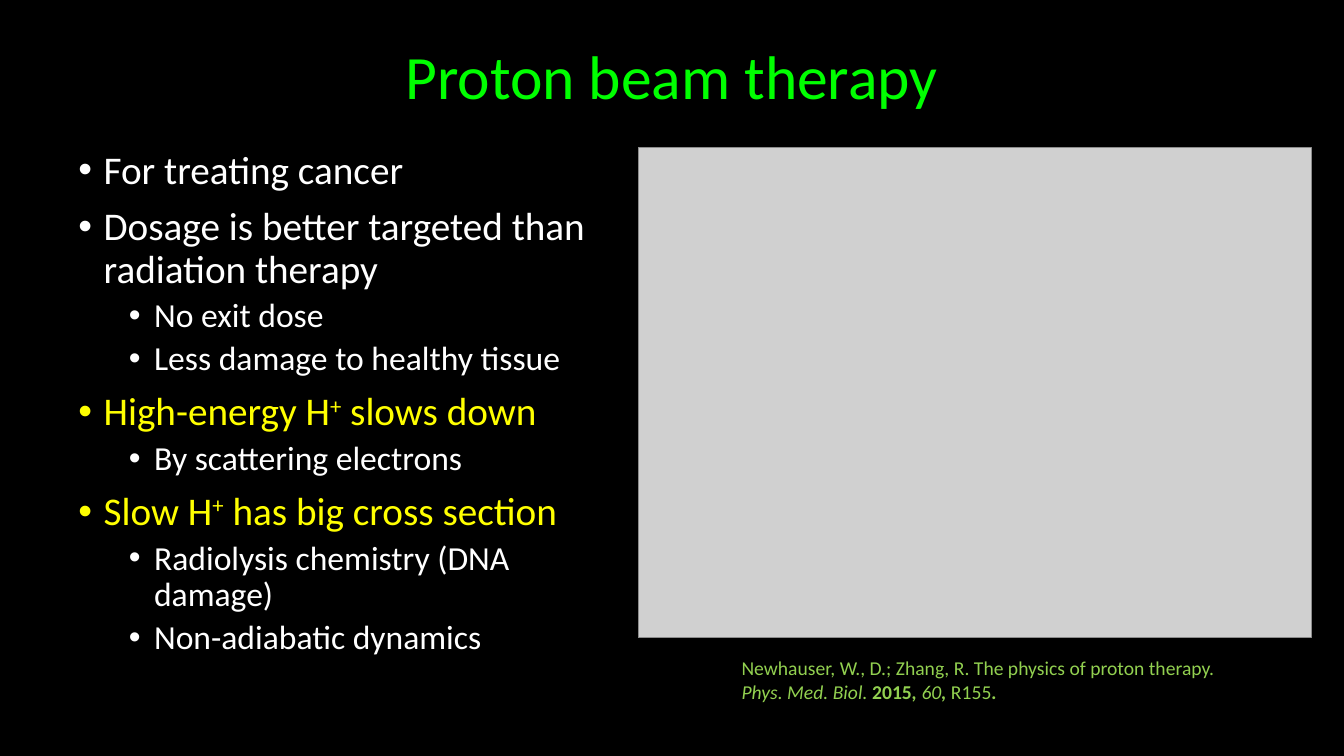
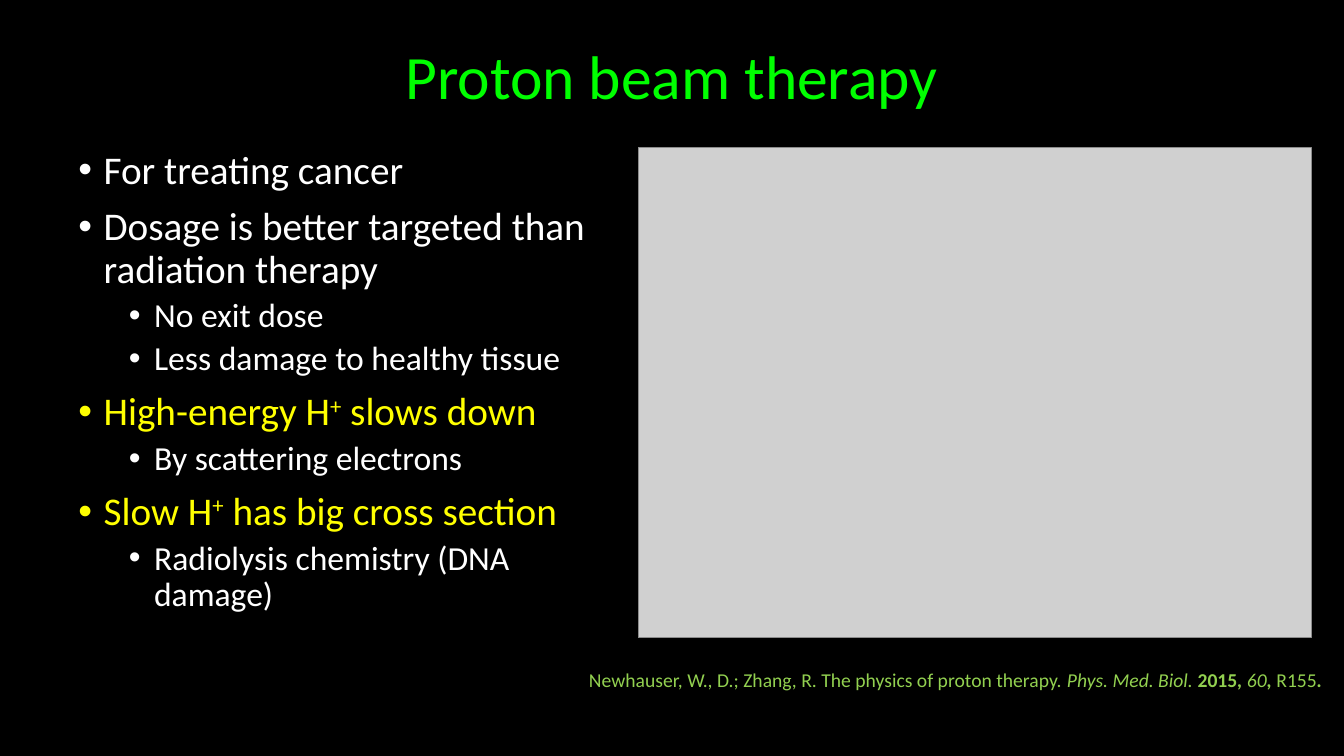
Before and after one commit to kkinist/ACS_Boston_2018, a slide deck: slide 6 of ACS_Boston_2018_Irikura.pptx. Drawn at 1344x756 pixels with LibreOffice and Linux fonts; fonts in the diff are those of the drawing; grey boxes stand for pictures. Boxes give left, top, right and bottom in pixels: in the first picture for what was removed or moved away, otherwise in the second. Text is boxed around its words. In the diff, an @@ line names an element or a change of style, - is before the commit and + after.

```diff
--- a/ACS_Boston_2018_Irikura.pptx
+++ b/ACS_Boston_2018_Irikura.pptx
@@ text at box(154, 625, 481, 655): paragraph removed @@
-  • Non-adiabatic dynamics
@@ text "Newhauser, W., D.; Zhang, R. ..." rewrapped from box(742, 661, 1214, 702) to box(589, 673, 1322, 691) @@
```
Also in this commit, not shown: 11 other slides changed, 1 other file.
